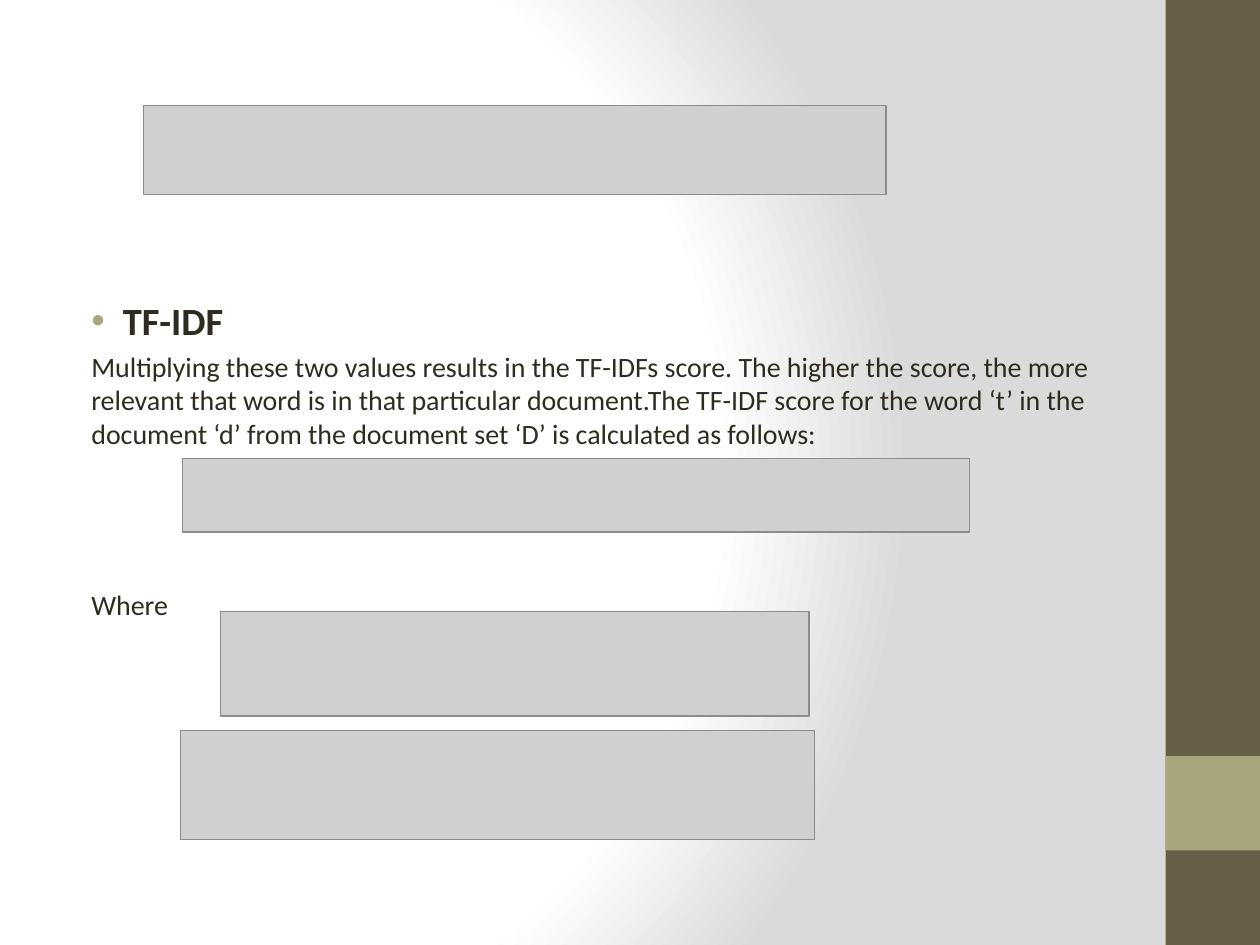
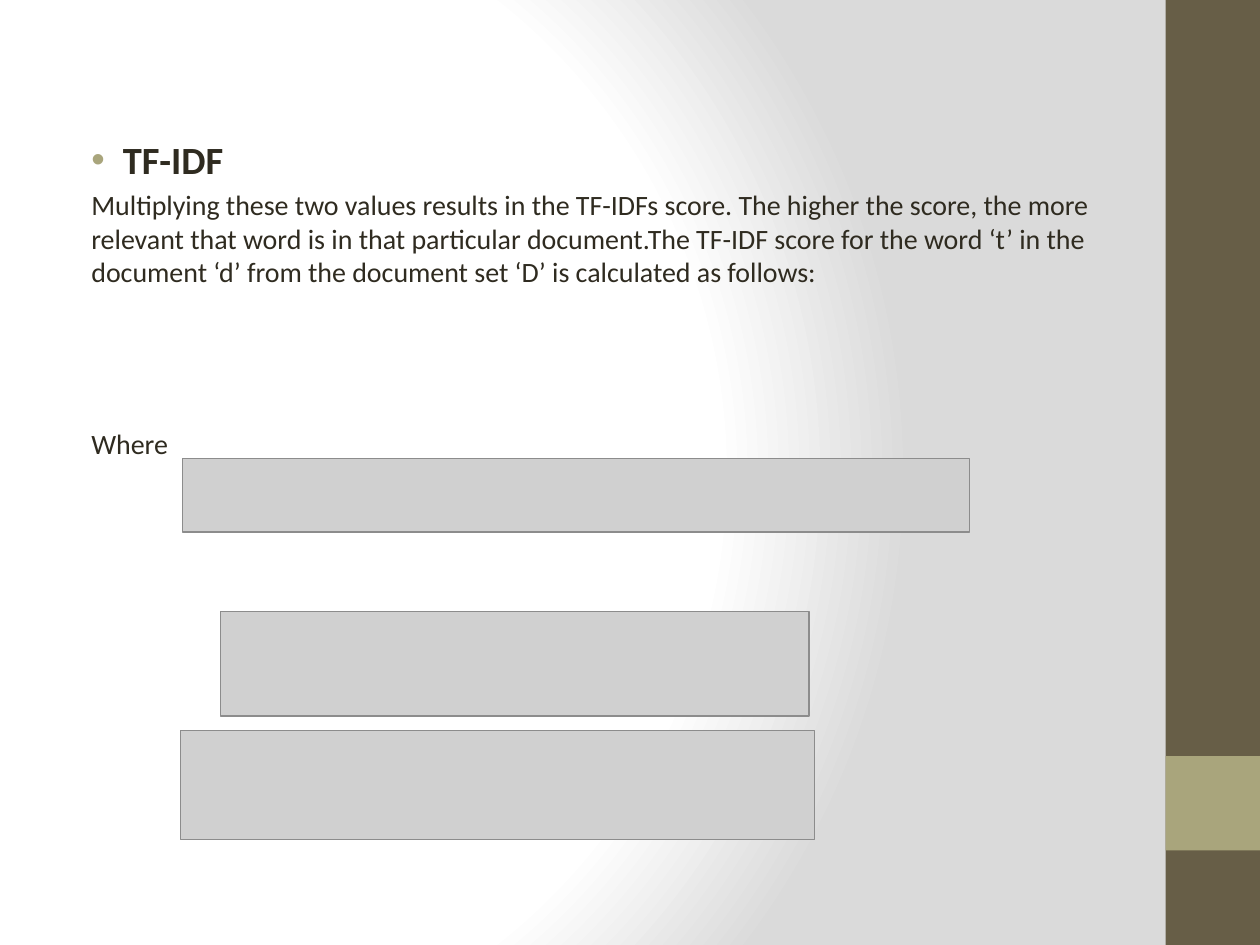
Before and after one commit to Sapan-Ravidas/QuestionsAnswers, a slide deck: slide 5 of INTRODUCTION.pptx. Drawn at 1260x945 pixels with LibreOffice and Linux fonts; fonts in the diff are those of the drawing; grey boxes stand for pictures. Boxes give left, top, right and bottom in pixels: in the first picture for what was removed or moved away, otherwise in the second. Text is boxed around its words. In the diff, an @@ line names an element or a change of style, - is before the commit and + after.

```diff
--- a/INTRODUCTION.pptx
+++ b/INTRODUCTION.pptx
@@ text "TF-IDF" moved from (x1=91, y1=310, x2=1088, y2=615) to (x1=91, y1=149, x2=1088, y2=454) @@
@@ picture removed at (x1=144, y1=106, x2=886, y2=195) @@
```
Also in this commit, not shown: 6 other slides changed.
